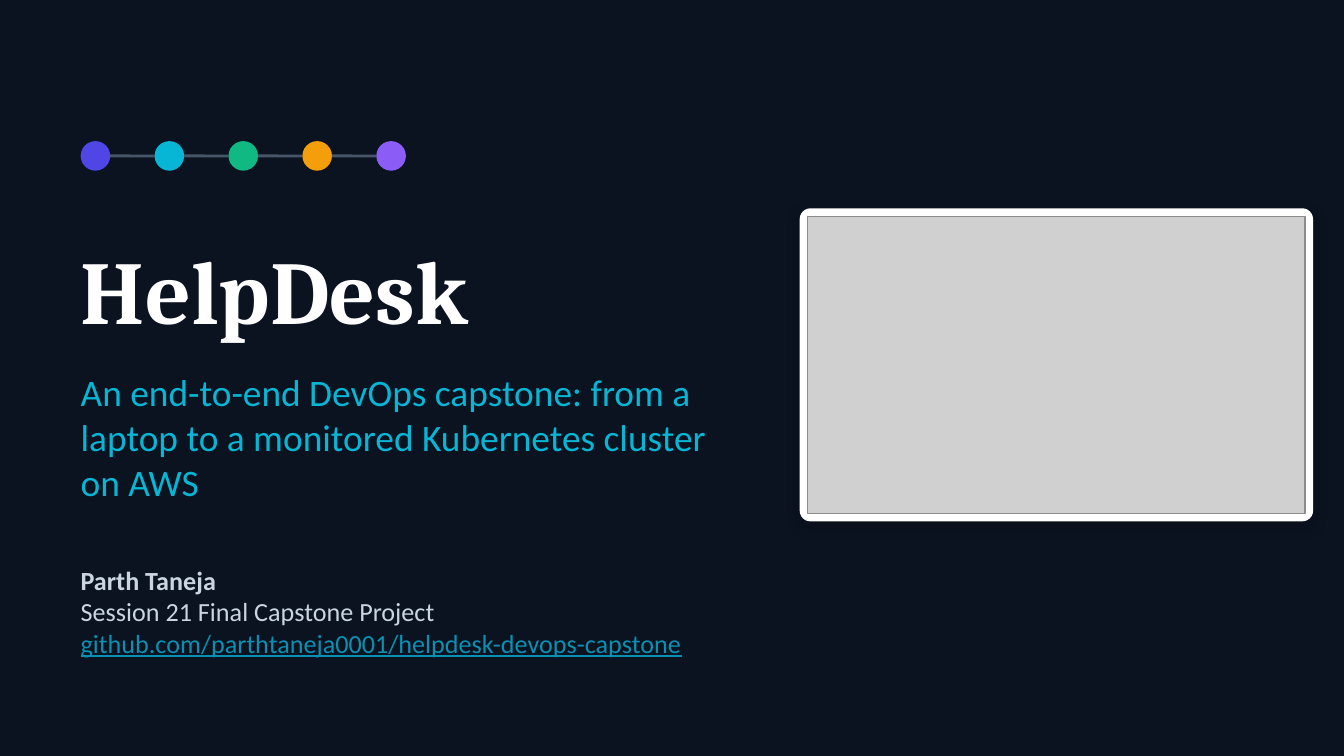
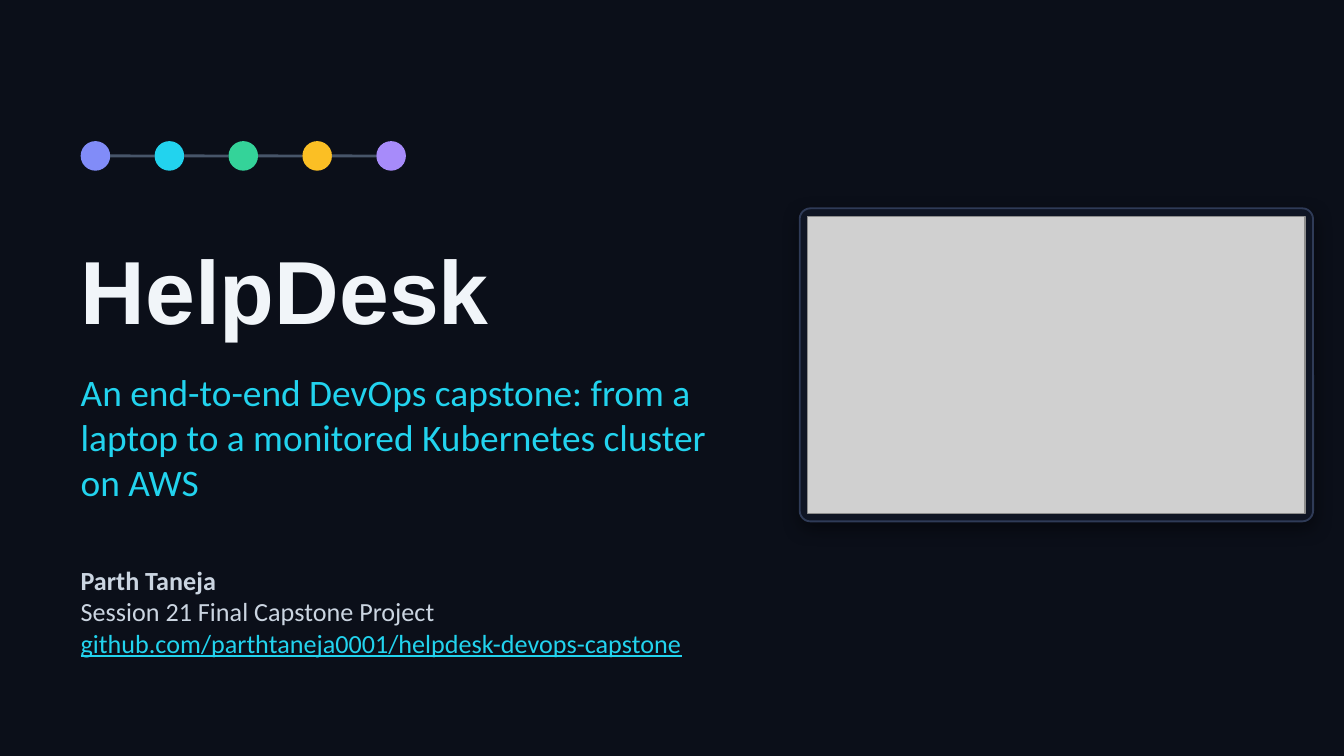
Before and after one commit to parthtaneja0001/helpdesk-devops-capstone, a slide deck: slide 1 of docs/HelpDesk-DevOps-Capstone.pptx. Drawn at 1344x756 pixels with LibreOffice and Linux fonts; fonts in the diff are those of the drawing; grey boxes stand for pictures; background and template pictures are left out. Boxes give left, top, right and bottom in pixels: in the first picture for what was removed or moved away, otherwise in the second. Text is boxed around its words. In the diff, an @@ line names an element or a change of style, - is before the commit and + after.

Commit message:
docs: restyle presentation with a dark theme and cleaner typography

```diff
--- a/docs/HelpDesk-DevOps-Capstone.pptx
+++ b/docs/HelpDesk-DevOps-Capstone.pptx
@@ background #0B1220 to picture (left out) @@
@@ ellipse at bbox=[81, 141, 110, 171]: fill #4F46E5 to #818CF8 @@
@@ ellipse at bbox=[155, 141, 184, 171]: fill #06B6D4 to #22D3EE @@
@@ ellipse at bbox=[228, 141, 258, 171]: fill #10B981 to #34D399 @@
@@ ellipse at bbox=[302, 141, 332, 171]: fill #F59E0B to #FBBF24 @@
@@ ellipse at bbox=[376, 141, 406, 171]: fill #8B5CF6 to #A78BFA @@
@@ title "HelpDesk" at bbox=[81, 259, 489, 341]: font Cambria to Arial, text colour #FFFFFF to #F1F5F9 @@
@@ rounded rectangle at bbox=[800, 208, 1313, 521]: fill #FFFFFF to #0F1524; outline none to #2F3B57 1 pt; shadow changed @@
@@ text "An end-to-end DevOps capstone: from ..." at bbox=[81, 380, 706, 497]: text colour #06B6D4 to #22D3EE @@
@@ text at bbox=[81, 635, 681, 658]: text colour #0891B2 to #22D3EE in "github.com/parthtaneja0001/helpdesk-devops-capstone" @@
```
Also in this commit, not shown: 23 other slides changed.
